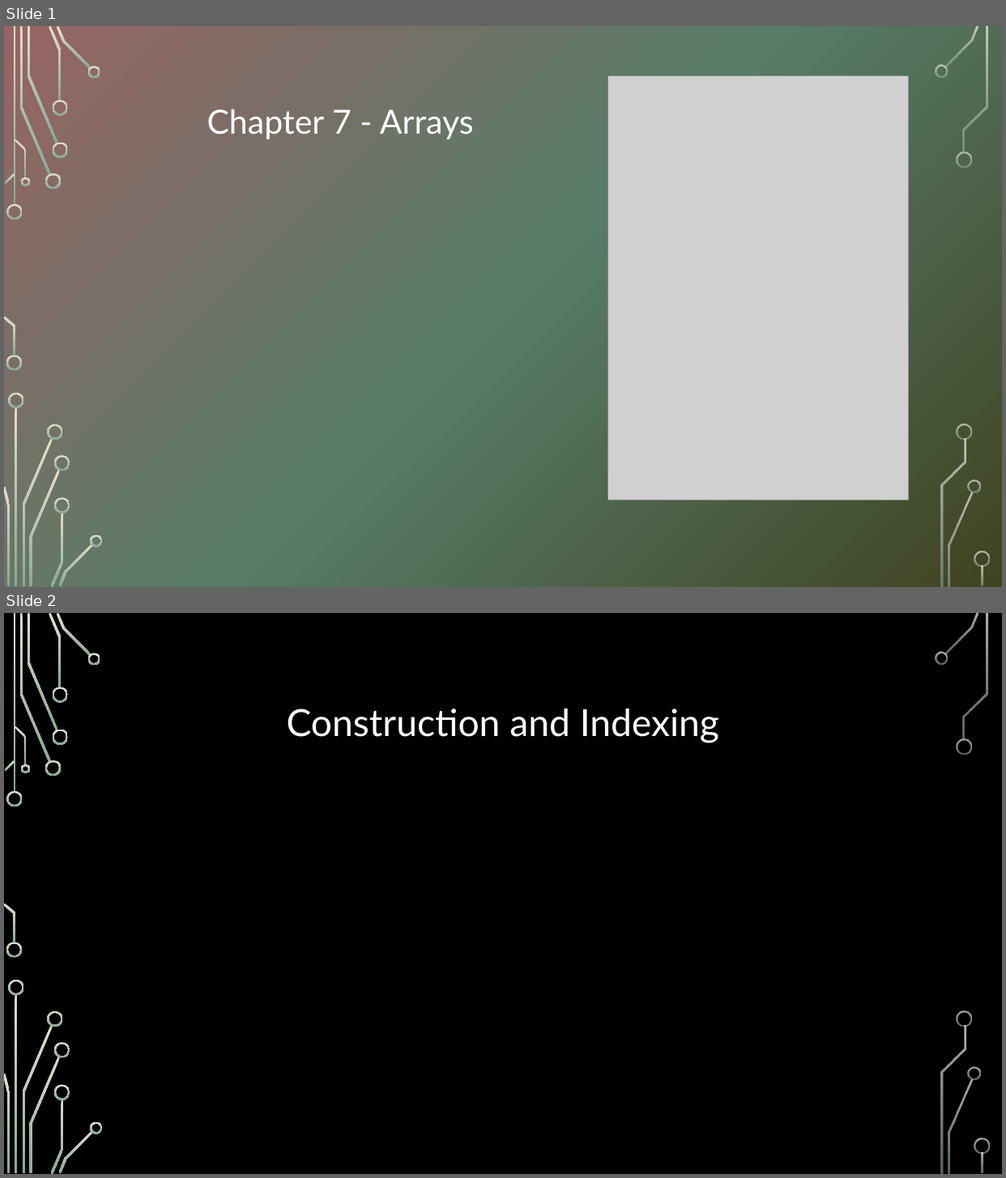
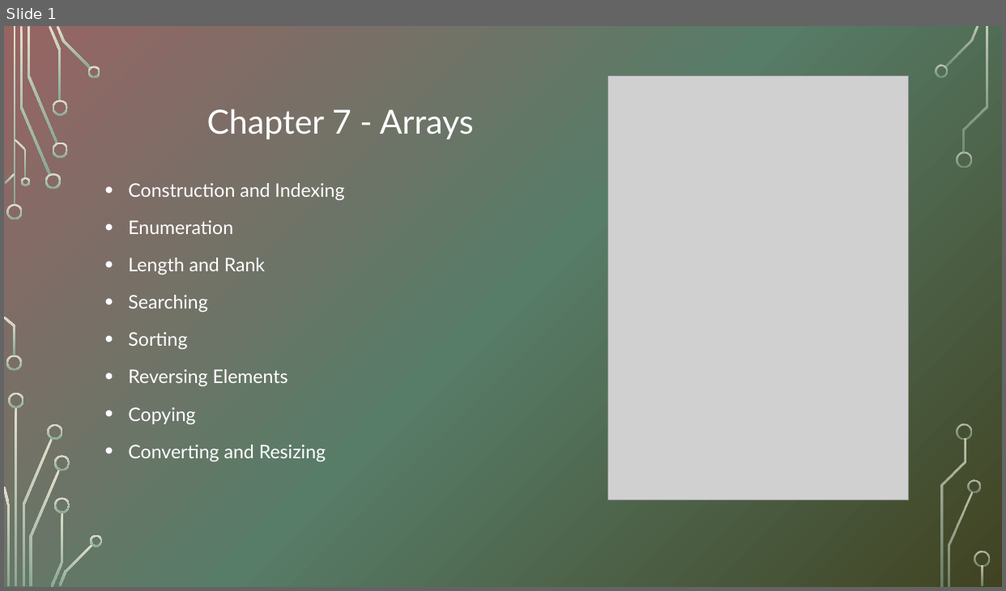
Before and after one commit to mabbaszadegan/CSharp12Nutshell, a slide deck: Documents/Chapter 7/Arrays/Arrays.pptx. Shown one above the other, each under a label of ours: slides 1 and 2 before the commit, slide 1 after it. The pictures are 1006x1178 and 1006x591 pixels, drawn with LibreOffice and Linux fonts; fonts in the diff are those of the drawing; grey boxes stand for pictures; background and template pictures are left out. Boxes give left, top, right and bottom in pixels: in the first picture for what was removed or moved away, otherwise in the second. Text is boxed around its words. In the diff, an @@ line names an element or a change of style, - is before the commit and + after.

```diff
--- a/Documents/Chapter 7/Arrays/Arrays.pptx
+++ b/Documents/Chapter 7/Arrays/Arrays.pptx
@@ slide 2 removed at (4,613,1002,1174), background picture (left out); not listed: 36 template elements that a slide beside it also shows @@
@@ title removed at (287,709,719,743) @@
-Construction and Indexing
@@ slide 1 changed as well @@
@@ text added at (128,183,344,462), 18 pt, text #FFFFFF @@
+• Construction and Indexing
+• Enumeration
+• Length and Rank
+• Searching
+• Sorting
+• Reversing Elements
+• Copying
+• Converting and Resizing
```
Also in this commit, not shown: 12 slides added, 5 other files.
